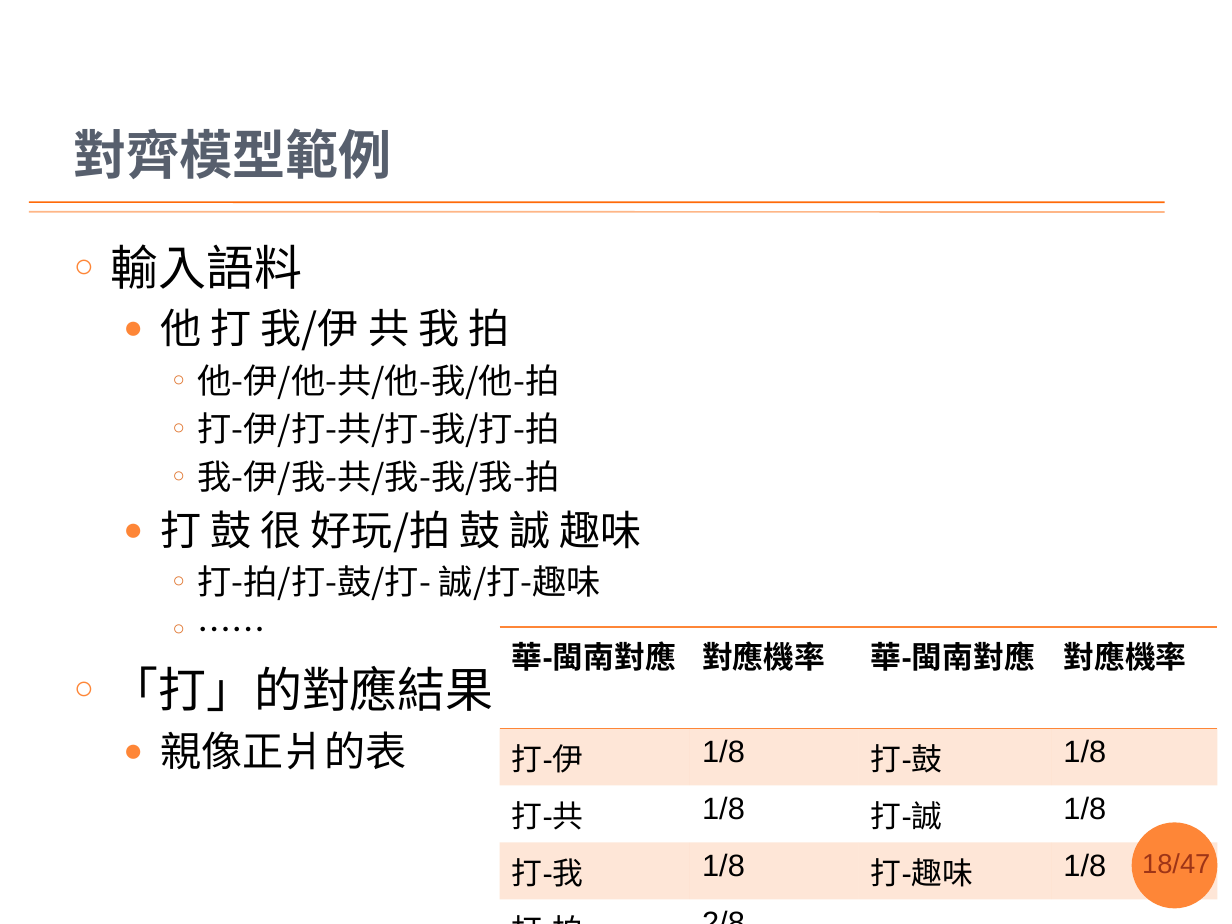
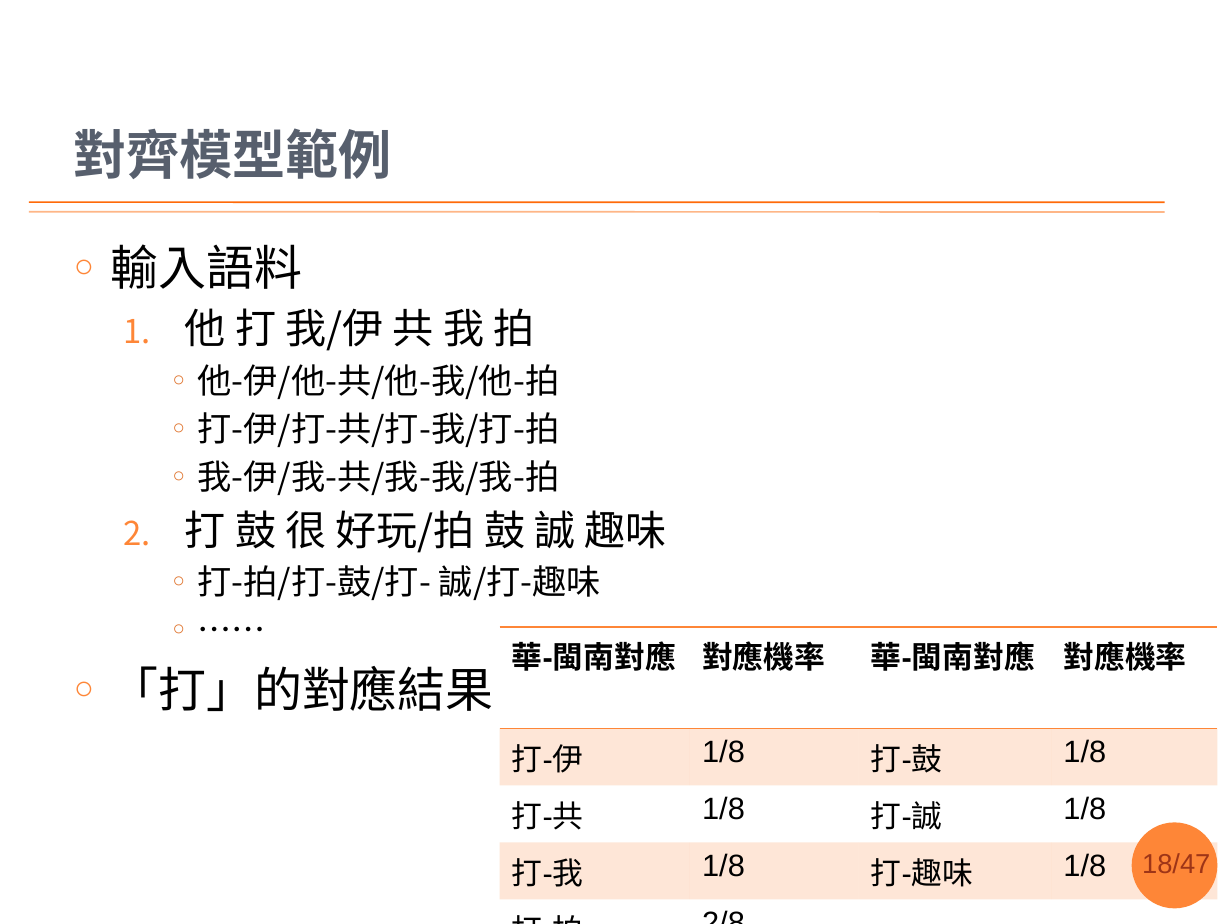
Before and after one commit to sih4sing5hong5/po3-ko3_tau5-iann2-phinn3, a slide deck: slide 18 of 翻譯報告.pptx. Drawn at 1232x924 pixels with LibreOffice and Linux fonts; fonts in the diff are those of the drawing; background and template pictures are left out. Boxes give left, top, right and bottom in pixels: in the first picture for what was removed or moved away, otherwise in the second. Text is boxed around its words. In the diff, an @@ line names an element or a change of style, - is before the commit and + after.

```diff
--- a/翻譯報告.pptx
+++ b/翻譯報告.pptx
@@ text at box(185, 308, 667, 553): bullet ● to 1. @@
@@ text at box(160, 731, 406, 770): paragraph removed @@
-  ● 親像正爿的表
```
Also in this commit, not shown: 15 other slides changed, 2 slides added, 2 slides removed.
